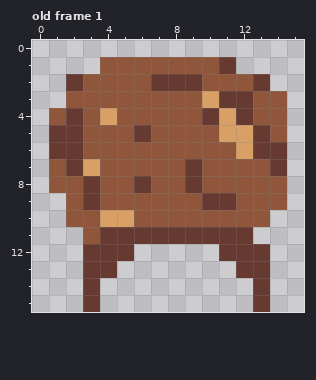
Pixel-art file -- art/barrel.aseprite. The picture above is the old version.
16x16 pixels, 1 frame. Shown: old frame 1. The commit also changed other frames, which this record leaves out.
After the commit:
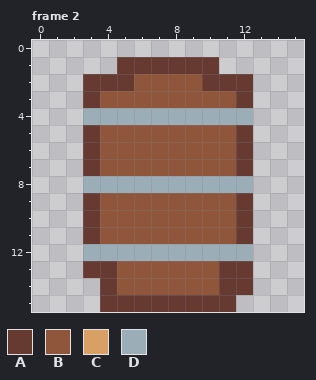
Palette (. is transparent): A #663931  B #8f563b  C #d9a066  D #9badb7
A new or re-ordered frame is compared with the old frame closest to it.
The exact change:
frames 1 -> 3
Changed rows in their new state; - is an unchanged pixel.
Frame 2 is new; against old frame 1:
first column x 1:
 1 ---.AAAAAA.---
 2 -.AAA-BBBAAA.-
 3 -.A------BB-..
 4 ..DDDDDDDDDD..
 5 ..A--B----BA..
 6 ..A--------A..
 7 ..A-----B--A..
 8 ..DDDDDDDDDD..
 9 -.-------BBA..
10 -.ABB------A.-
11 --ABBBBBBBB---
12 --DDDDDDDDDD.-
13 ----BBBBBBA-.-
14 --.ABBBBBBAA.-
15 --.AAAAAAAA-.-
Boxes around the changes in both pictures, in picture pixels (x1, y1, x2, y2):
changed: (49, 57, 287, 312)
